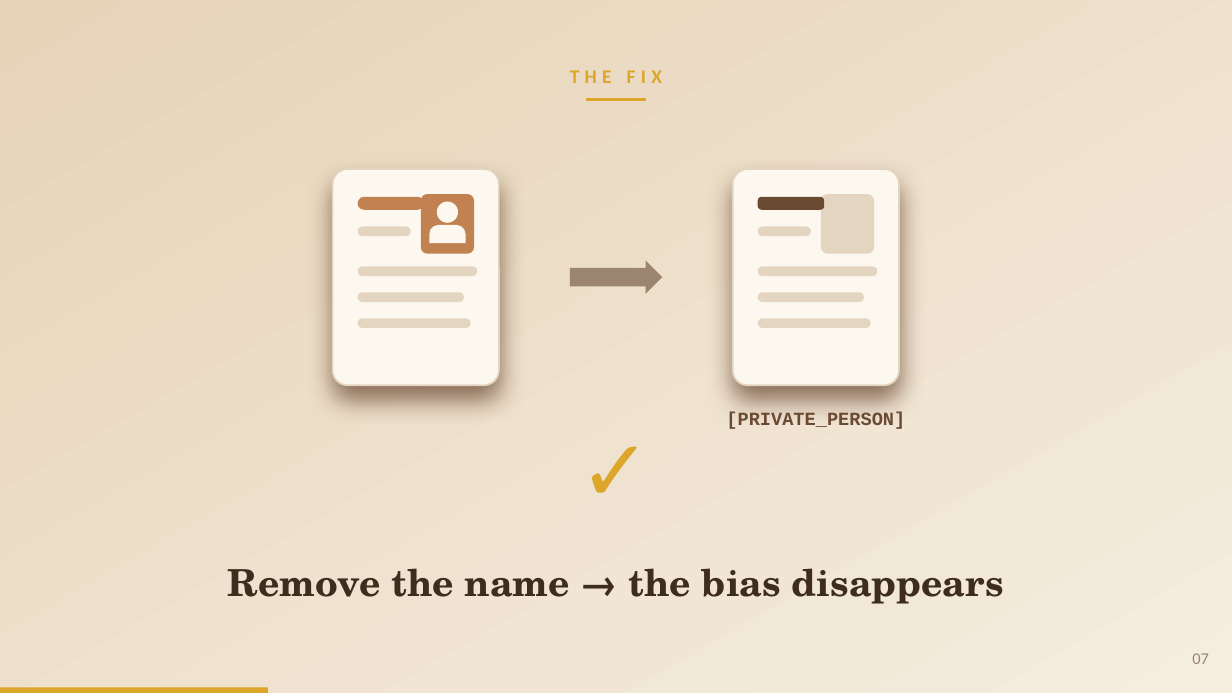
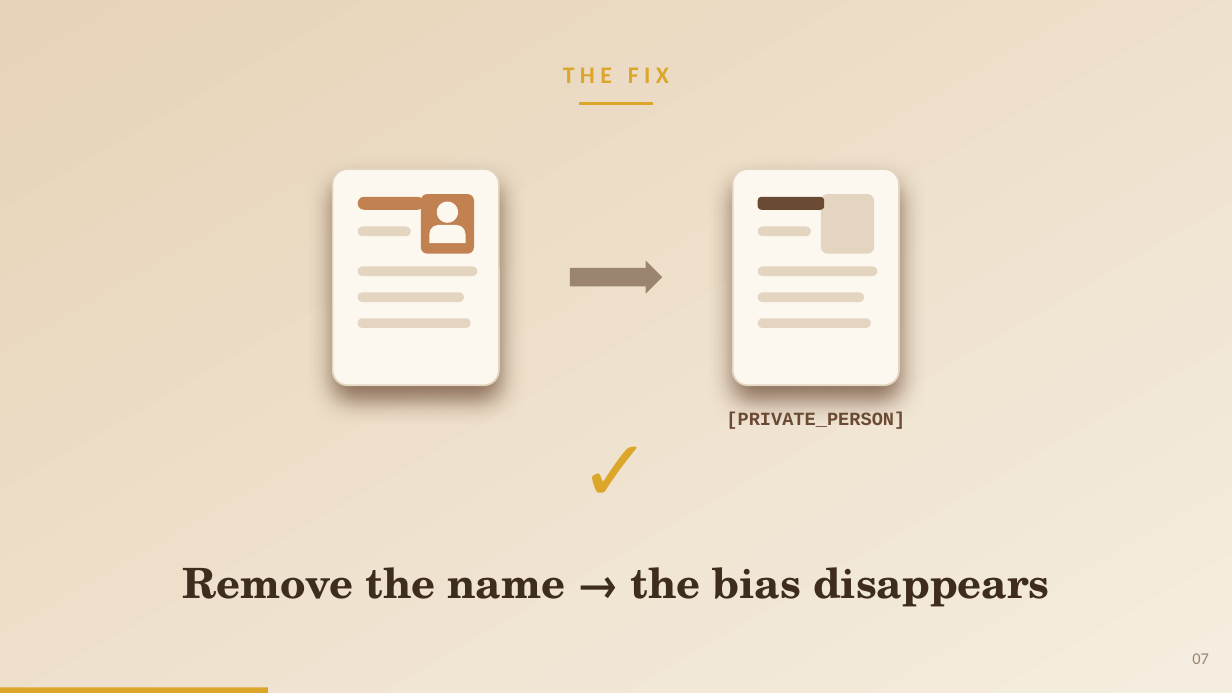
Before and after one commit to pwagle16/visual_communication, a slide deck: slide 7 of presentation/gender_bias_llm_hiring.pptx. Drawn at 1232x693 pixels with LibreOffice and Linux fonts; fonts in the diff are those of the drawing. Boxes give left, top, right and bottom in pixels: in the first picture for what was removed or moved away, otherwise in the second. Text is boxed around its words. In the diff, an @@ line names an element or a change of style, - is before the commit and + after.

```diff
--- a/presentation/gender_bias_llm_hiring.pptx
+++ b/presentation/gender_bias_llm_hiring.pptx
@@ text "THE FIX" at box(563, 67, 669, 83): size 15.1 to 18.6 pt @@
@@ elbow line moved from (587, 100) - (646, 100) to (579, 104) - (653, 104) @@
@@ elbow line (579, 104) - (653, 104): stroke #DCA62A 2.2 pt to #DCA62A 2.4 pt @@
@@ text "Remove the name → the ...": place and size @@
-text "Remove the name → the ..." at box(227, 568, 1004, 604)
+text "Remove the name → the ..." at box(182, 567, 1050, 607)
@@ text "Remove the name → the ..." at box(182, 567, 1050, 607): size 29 to 32.5 pt @@
```
Also in this commit, not shown: 9 other slides changed, 1 other file.
